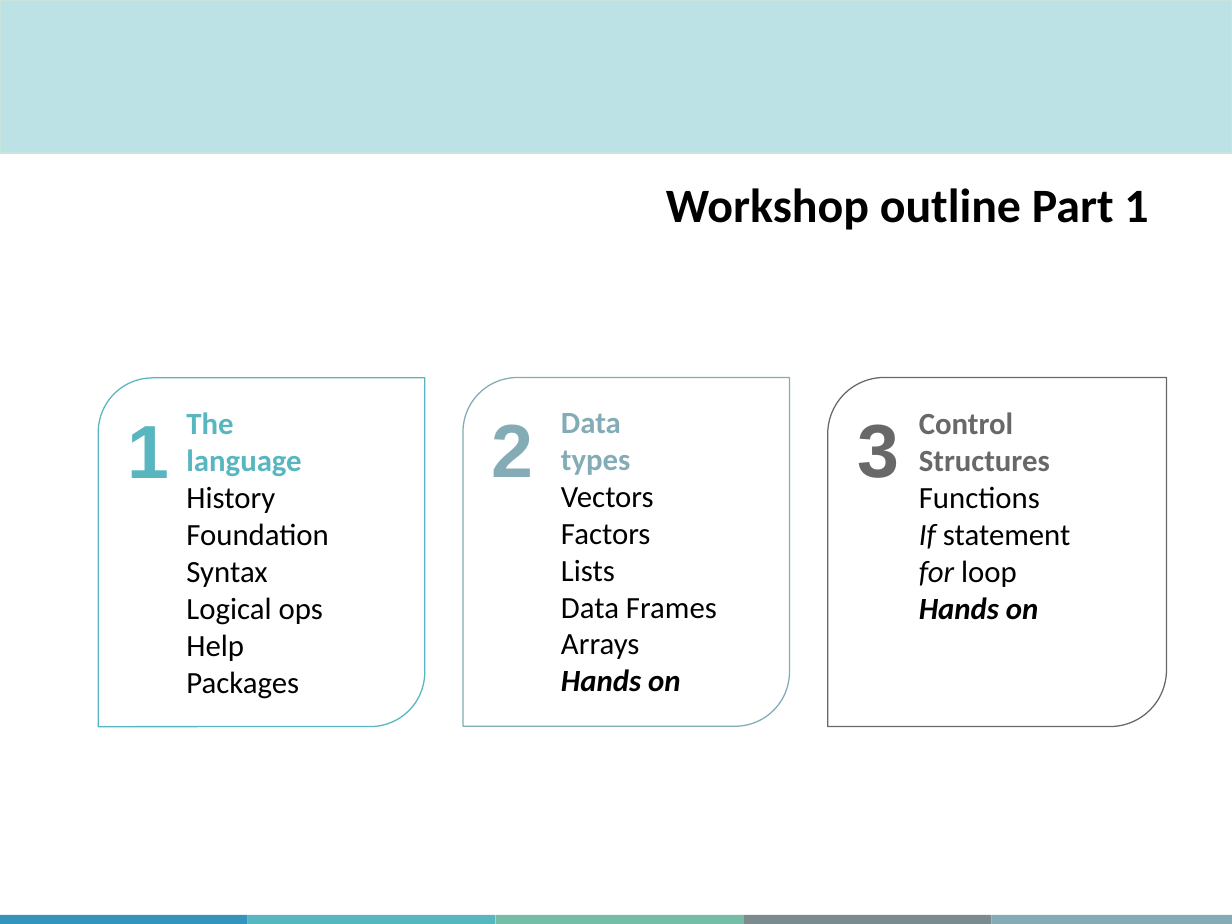
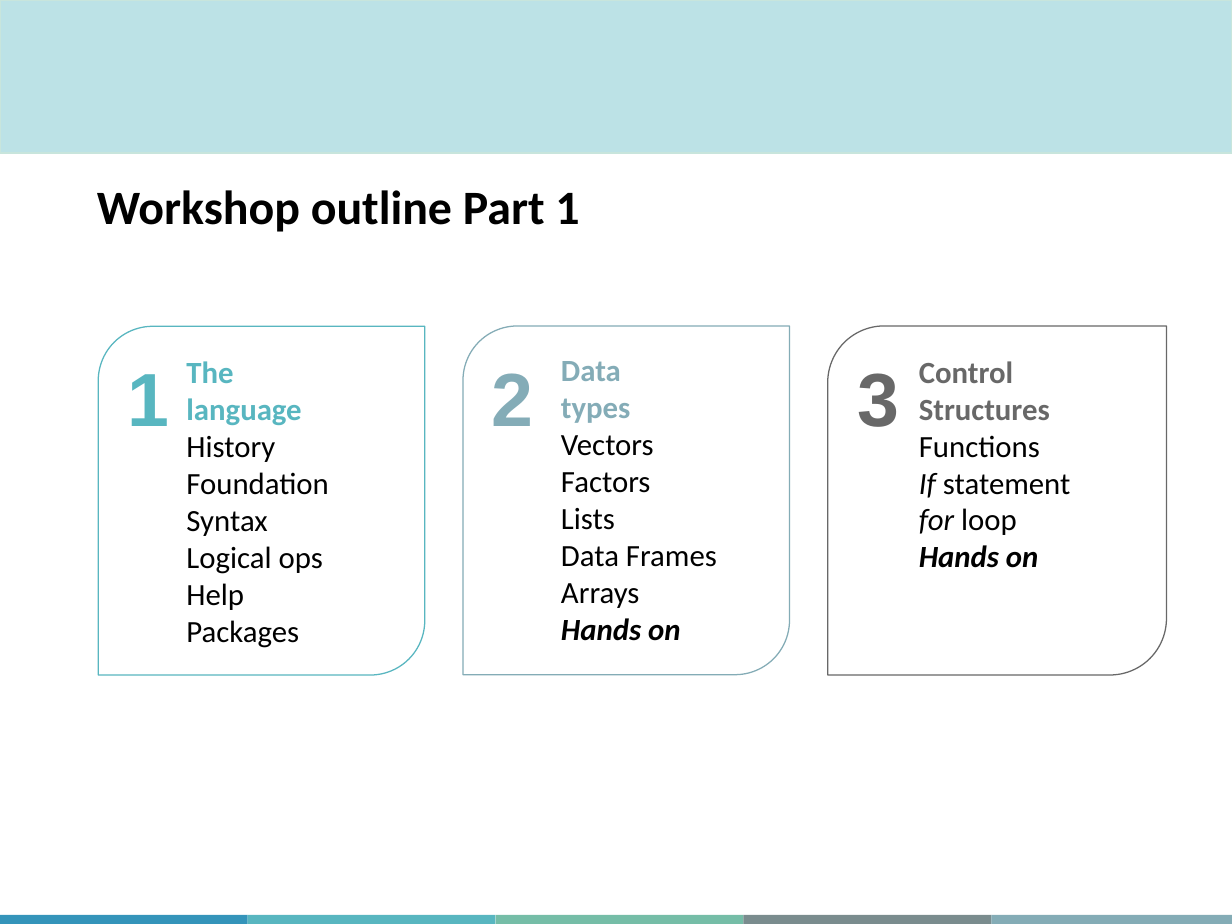
Before and after one commit to MJousse/IntroRacademic, a slide deck: slide 5 of slides/MiCM_IntroToR.pptx. Drawn at 1232x924 pixels with LibreOffice and Linux fonts; fonts in the diff are those of the drawing; background and template pictures are left out. Boxes give left, top, right and bottom in pixels: in the first picture for what was removed or moved away, otherwise in the second. Text is boxed around its words. In the diff, an @@ line names an element or a change of style, - is before the commit and + after.

```diff
--- a/slides/MiCM_IntroToR.pptx
+++ b/slides/MiCM_IntroToR.pptx
@@ text "Workshop outline Part 1": place and size @@
-text "Workshop outline Part 1" at bbox=[666, 188, 1148, 230]
+text "Workshop outline Part 1" at bbox=[97, 190, 579, 232]
@@ text "Workshop outline Part 1" at bbox=[97, 190, 579, 232]: alignment right to left @@
@@ 6 texts, 3 round diag rects: place and size @@
-6 texts, 3 round diag rects at bbox=[99, 377, 1167, 727]
+6 texts, 3 round diag rects at bbox=[99, 326, 1167, 675]
```
Also in this commit, not shown: 7 other slides changed, 4 slides added, 4 slides removed, 54 other files.
